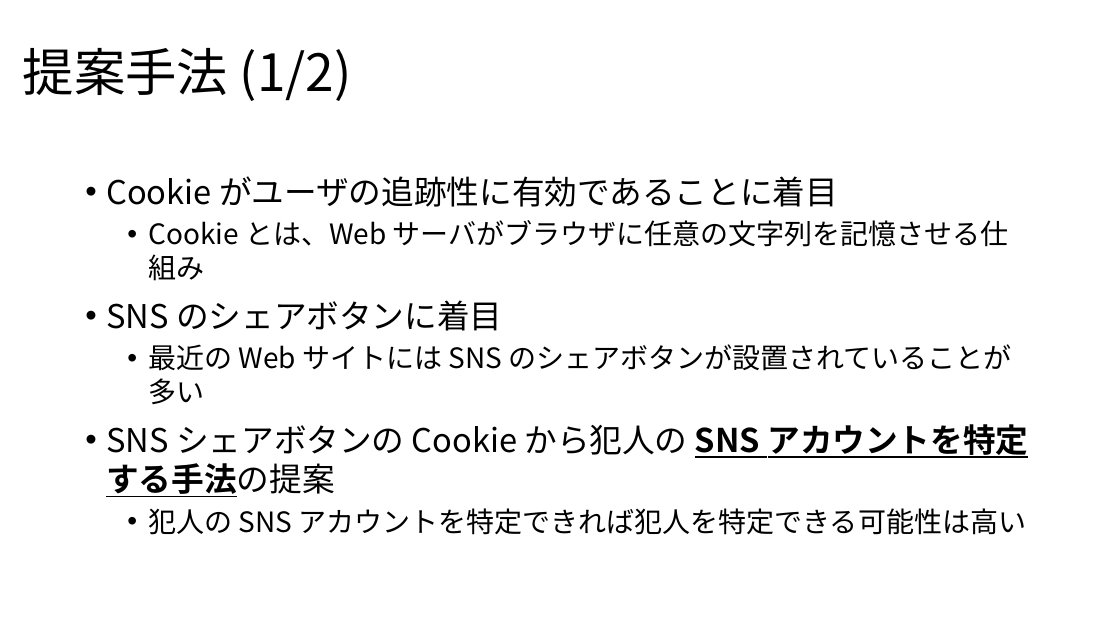
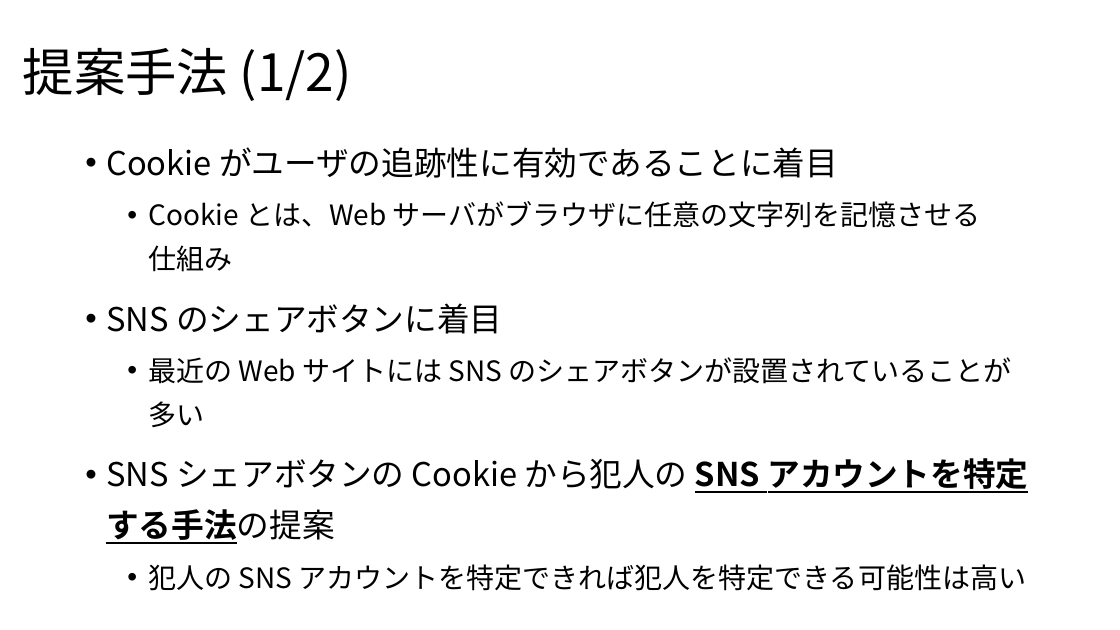
Before and after one commit to noraworld/graduation-thesis, a slide deck: slide 4 of presentation_slides.pptx. Drawn at 1120x630 pixels with LibreOffice and Linux fonts; fonts in the diff are those of the drawing. Boxes give left, top, right and bottom in pixels: in the first picture for what was removed or moved away, otherwise in the second. Text is boxed around its words. In the diff, an @@ line names an element or a change of style, - is before the commit and + after.

Commit message:
文字の位置と行間を調整

```diff
--- a/presentation_slides.pptx
+++ b/presentation_slides.pptx
@@ text "Cookie がユーザの追跡性に有効であることに着目": place and size @@
-text "Cookie がユーザの追跡性に有効であることに着目" at box(106, 176, 1029, 535)
+text "Cookie がユーザの追跡性に有効であることに着目" at box(106, 147, 1029, 591)
@@ text at box(106, 147, 1029, 591): line spacing 1 to 1.3 @@
@@ text at box(148, 201, 981, 272): text changed @@
-  • Cookie とは、Web サーバがブラウザに任意の文字列を記憶させる仕組み
+  • Cookie とは、Web サーバがブラウザに任意の文字列を記憶させる
+    仕組み
```
Also in this commit, not shown: 6 other slides changed.
